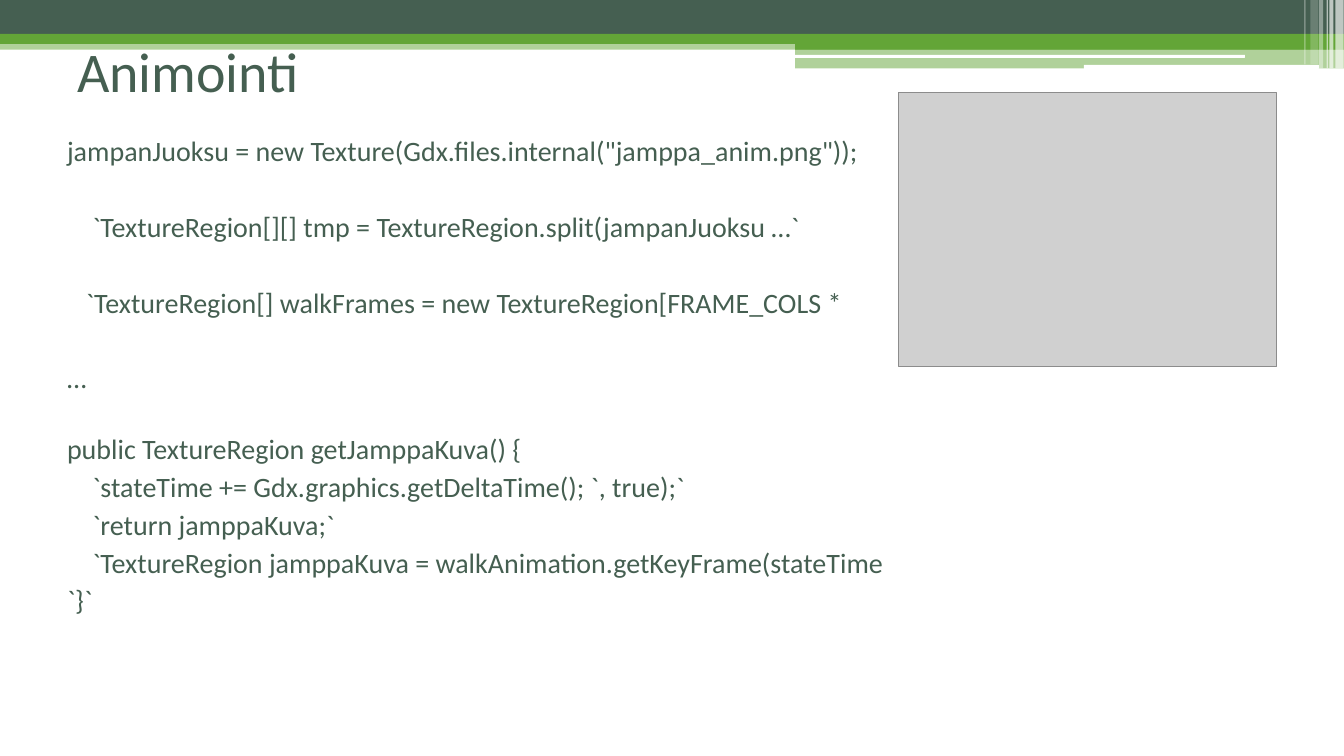
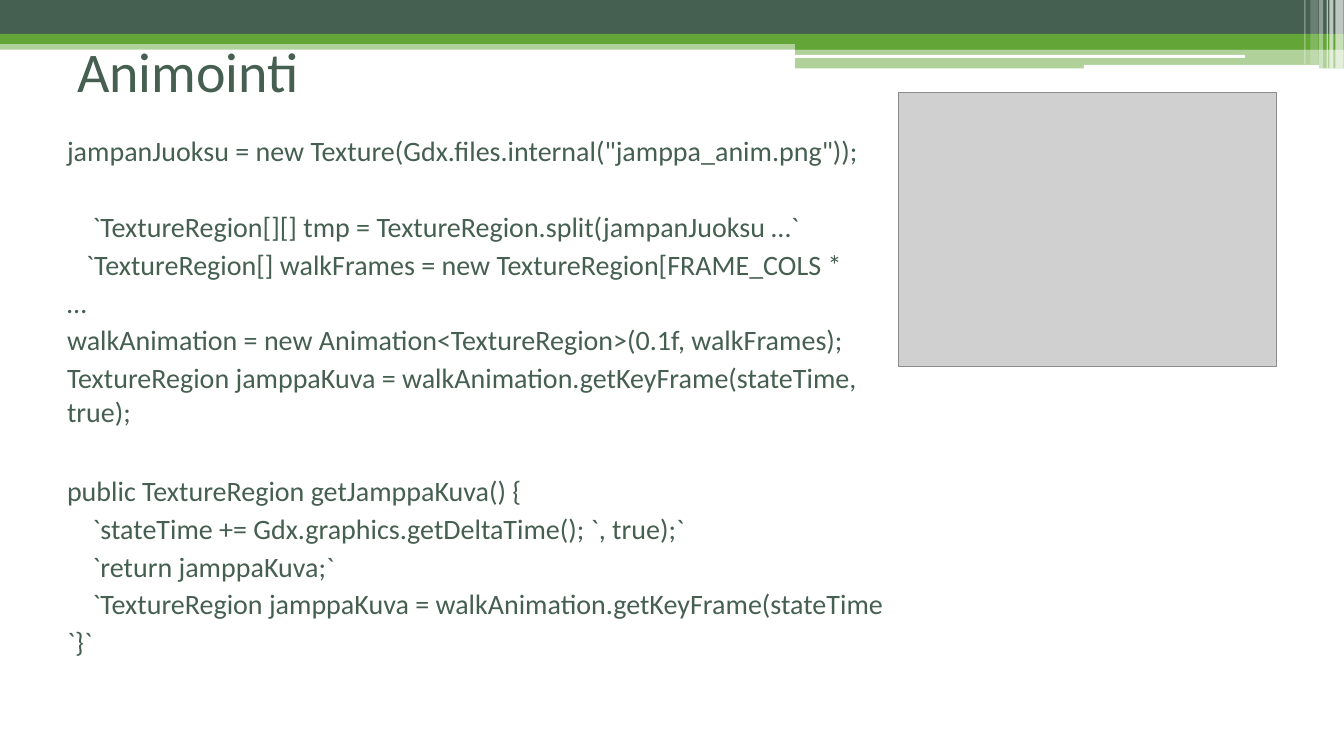
Before and after one commit to K5680/JM, a slide deck: slide 12 of Documents/JamppaMaalla.pptx. Drawn at 1344x756 pixels with LibreOffice and Linux fonts; fonts in the diff are those of the drawing; grey boxes stand for pictures. Boxes give left, top, right and bottom in pixels: in the first picture for what was removed or moved away, otherwise in the second. Text is boxed around its words. In the diff, an @@ line names an element or a change of style, - is before the commit and + after.

```diff
--- a/Documents/JamppaMaalla.pptx
+++ b/Documents/JamppaMaalla.pptx
@@ text at [67, 330, 856, 426]: paragraphs added @@
+walkAnimation = new Animation<TextureRegion>(0.1f, walkFrames);
+TextureRegion jamppaKuva = walkAnimation.getKeyFrame(stateTime, true);
@@ text "public TextureRegion getJamppaKuva() {": place and size @@
-text "public TextureRegion getJamppaKuva() {" at [67, 439, 883, 578]
+text "public TextureRegion getJamppaKuva() {" at [67, 481, 883, 619]
```
